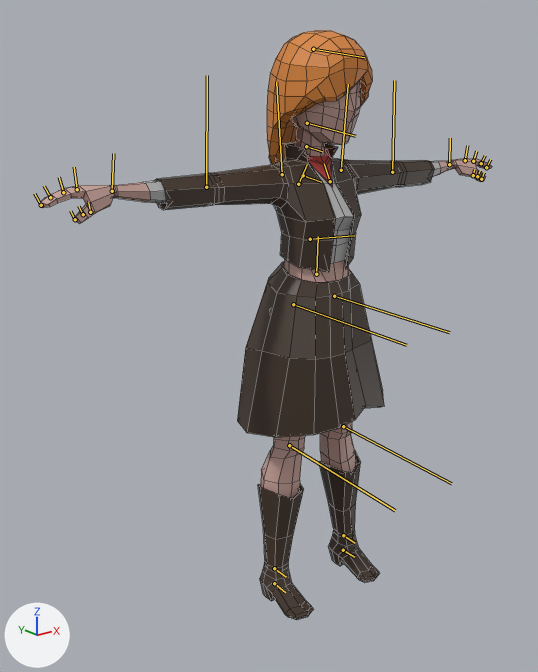
Renders of the FBX model Assets/Models/Characters/CowGirl.fbx from each side of a commit.
Both versions are drawn from a 50 mm lens placed at (-0.1578, -0.1715, 0.1658), pointed at (-0.0153, 0.0066, 0.0945). Arrows for +X, +Y and +Z are at lower left; the lights stay in place. The bones that bend it are drawn over the model as lines. Mesh edges are drawn as thin lines.
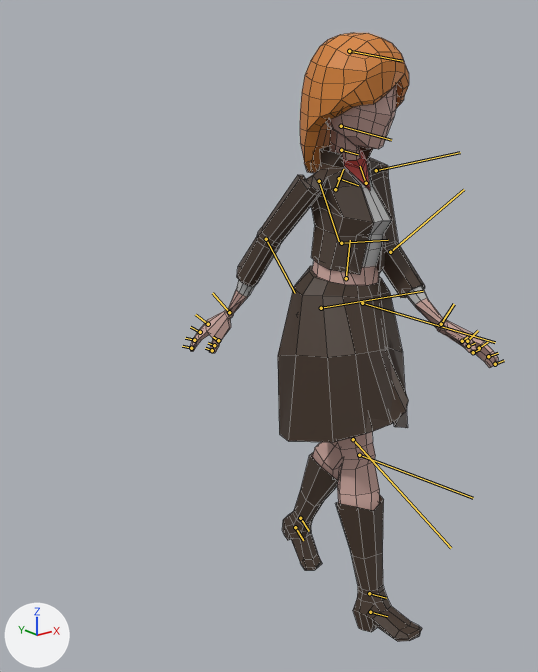
The newer file adds an action. The first version stands in its rest pose; the second is drawn at frame 5 of the action 'Take 001|BaseLayer'.

Pixel boxes [x1, y1, x2, y2] of what changed, in the pictures (538 x 672 px):
'pCube1', posed (32% narrower): before [39, 30, 492, 620]; after [190, 33, 498, 642]
bone 'Pelvis', root to tip: before (316, 274) to (318, 236); after (346, 278) to (350, 240)
bone 'L_Hip', root to tip: before (334, 296) to (449, 332); after (362, 303) to (495, 342)
bone 'L_Knee', root to tip: before (343, 426) to (451, 483); after (353, 439) to (451, 548)
bone 'L_Ankle', root to tip: before (343, 535) to (355, 543); after (300, 518) to (309, 531)
bone 'R_Hip', root to tip: before (293, 304) to (406, 345); after (321, 308) to (423, 291)
bone 'R_Knee', root to tip: before (289, 445) to (395, 510); after (359, 455) to (473, 498)
bone 'R_Ankle', root to tip: before (274, 568) to (286, 577); after (369, 593) to (386, 598)
bone 'Back_Upper', root to tip: before (303, 175) to (321, 182); after (339, 178) to (358, 185)
bone 'Head', root to tip: before (307, 123) to (355, 136); after (341, 126) to (391, 140)
bone 'L_Shoulder', root to tip: before (341, 170) to (348, 84); after (376, 170) to (460, 152)
bone 'L_Elbow', root to tip: before (392, 172) to (394, 80); after (390, 252) to (464, 189)
bone 'L_Wrist', root to tip: before (449, 164) to (450, 138); after (441, 324) to (454, 304)
bone 'R_Shoulder', root to tip: before (282, 174) to (276, 82); after (319, 181) to (339, 241)
bone 'R_Elbow', root to tip: before (206, 187) to (207, 75); after (266, 239) to (295, 293)
bone 'R_Wrist', root to tip: before (112, 191) to (113, 153); after (229, 312) to (212, 293)

What the commit changed:
Bone 'Pelvis' (bone_pelvis) moves from (0.0, 0.0, 0.0) to (0.48, -0.05, 0.85).
Bone 'Pelvis' (bone_pelvis) turns from (0, 0, 0) to (0, -2, -4) degrees about its own x, y and z.
Bone 'L_Hip' (bone_l_hip) turns from (0, 0, 0) to (-9, -5, -1) degrees about its own x, y and z.
Bone 'L_Knee' (bone_l_knee) turns from (0, 0, 0) to (0, 4, -25) degrees about its own x, y and z.
Bone 'L_Ankle' (bone_l_ankle) turns from (0, 0, 0) to (10, 9, 0) degrees about its own x, y and z.
Bone 'R_Hip' (bone_r_hip) turns from (0, 0, 0) to (8, 9, 20) degrees about its own x, y and z.
Bone 'R_Knee' (bone_r_knee) turns from (0, 0, 0) to (0, -1, -8) degrees about its own x, y and z.
Bone 'R_Ankle' (bone_r_ankle) turns from (0, 0, 0) to (-20, -10, 1) degrees about its own x, y and z.
Bone 'Back_Upper' (bone_back_upper) turns from (0, 0, 0) to (3, 8, 1) degrees about its own x, y and z.
Bone 'Head' (bone_head) turns from (0, 0, 0) to (-1, -5, 1) degrees about its own x, y and z.
Bone 'L_Shoulder' (bone_l_shoulder) turns from (0, 0, 0) to (62, -13, -86) degrees about its own x, y and z.
Bone 'L_Elbow' (bone_l_elbow) turns from (0, 0, 0) to (0, -19, 24) degrees about its own x, y and z.
Bone 'L_Wrist' (bone_l_wrist) turns from (0, 0, 0) to (-46, 19, 14) degrees about its own x, y and z.
Bone 'R_Shoulder' (bone_r_shoulder) turns from (0, 0, 0) to (-83, -38, -59) degrees about its own x, y and z.
Bone 'R_Elbow' (bone_r_elbow) turns from (0, 0, 0) to (0, 4, 6) degrees about its own x, y and z.
Bone 'R_Wrist' (bone_r_wrist) turns from (0, 0, 0) to (112, -22, -22) degrees about its own x, y and z.
